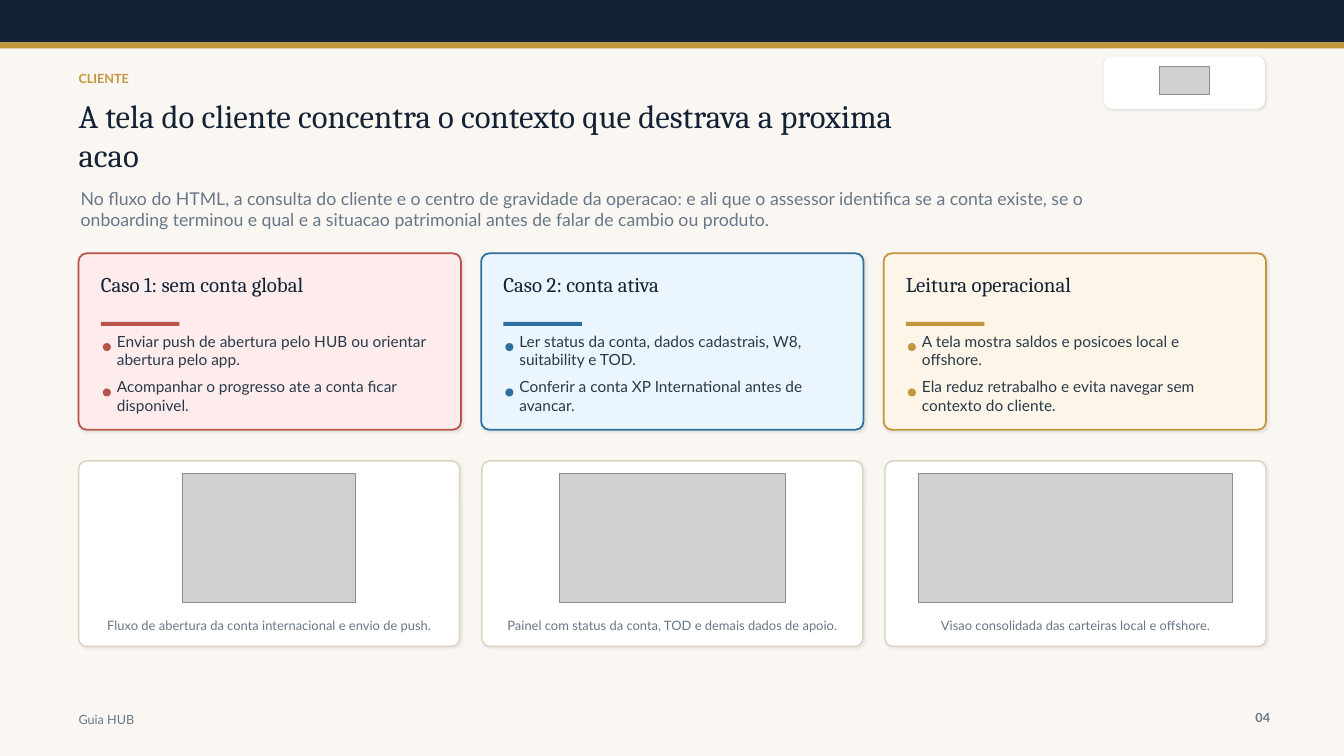
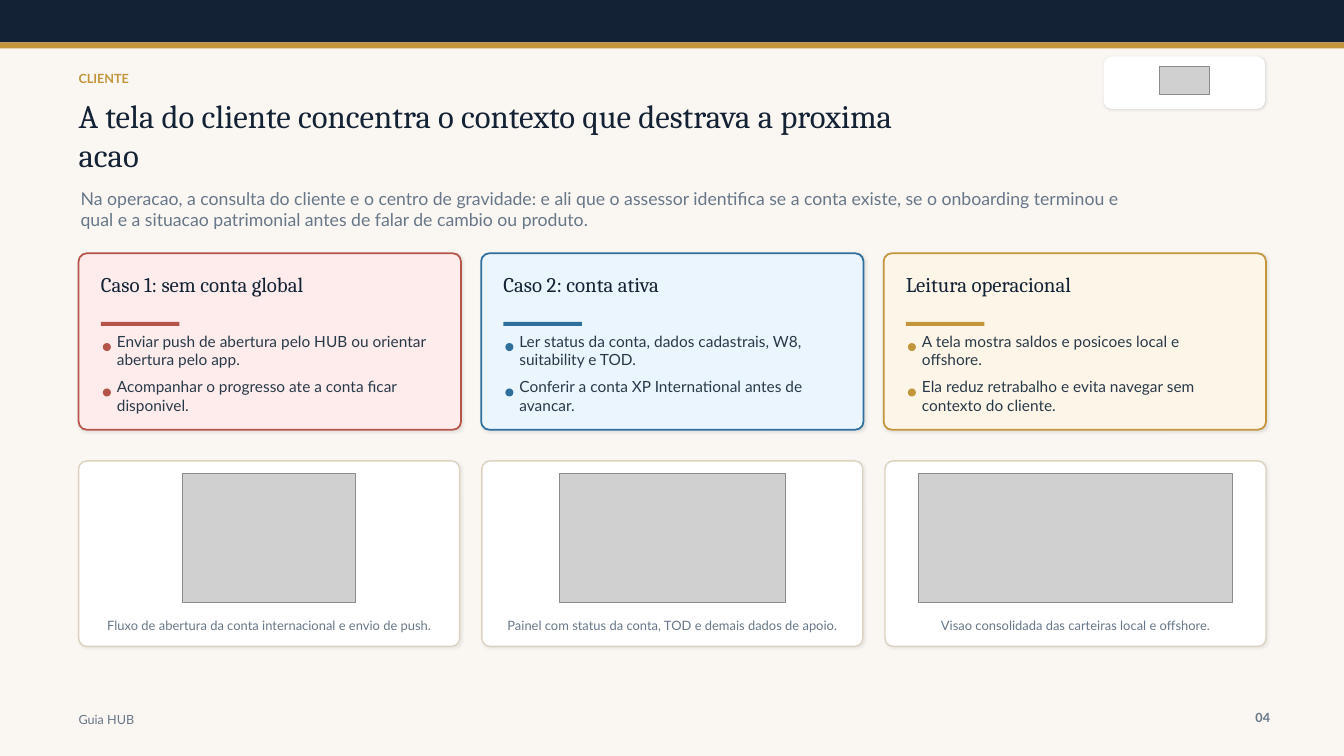
Before and after one commit to ArturLauriano/ApresentacaoOffshore, a slide deck: slide 4 of materials/presentations/guia-hub-investimentos-internacionais-apresentacao.pptx. Drawn at 1344x756 pixels with LibreOffice and Linux fonts; fonts in the diff are those of the drawing; grey boxes stand for pictures. Boxes give left, top, right and bottom in pixels: in the first picture for what was removed or moved away, otherwise in the second. Text is boxed around its words. In the diff, an @@ line names an element or a change of style, - is before the commit and + after.

Commit message:
Refine PPT decks with HTML visuals

```diff
--- a/materials/presentations/guia-hub-investimentos-internacionais-apresentacao.pptx
+++ b/materials/presentations/guia-hub-investimentos-internacionais-apresentacao.pptx
@@ text at (x1=81, y1=192, x2=1118, y2=229): text changed @@
-No fluxo do HTML, a consulta do cliente e o centro de gravidade da operacao: e ali que o assessor identifica se a conta existe, se o onboarding terminou e qual e a situacao patrimonial antes de falar de cambio ou produto.
+Na operacao, a consulta do cliente e o centro de gravidade: e ali que o assessor identifica se a conta existe, se o onboarding terminou e qual e a situacao patrimonial antes de falar de cambio ou produto.
```
Also in this commit, not shown: 7 other slides changed, 4 other files.
